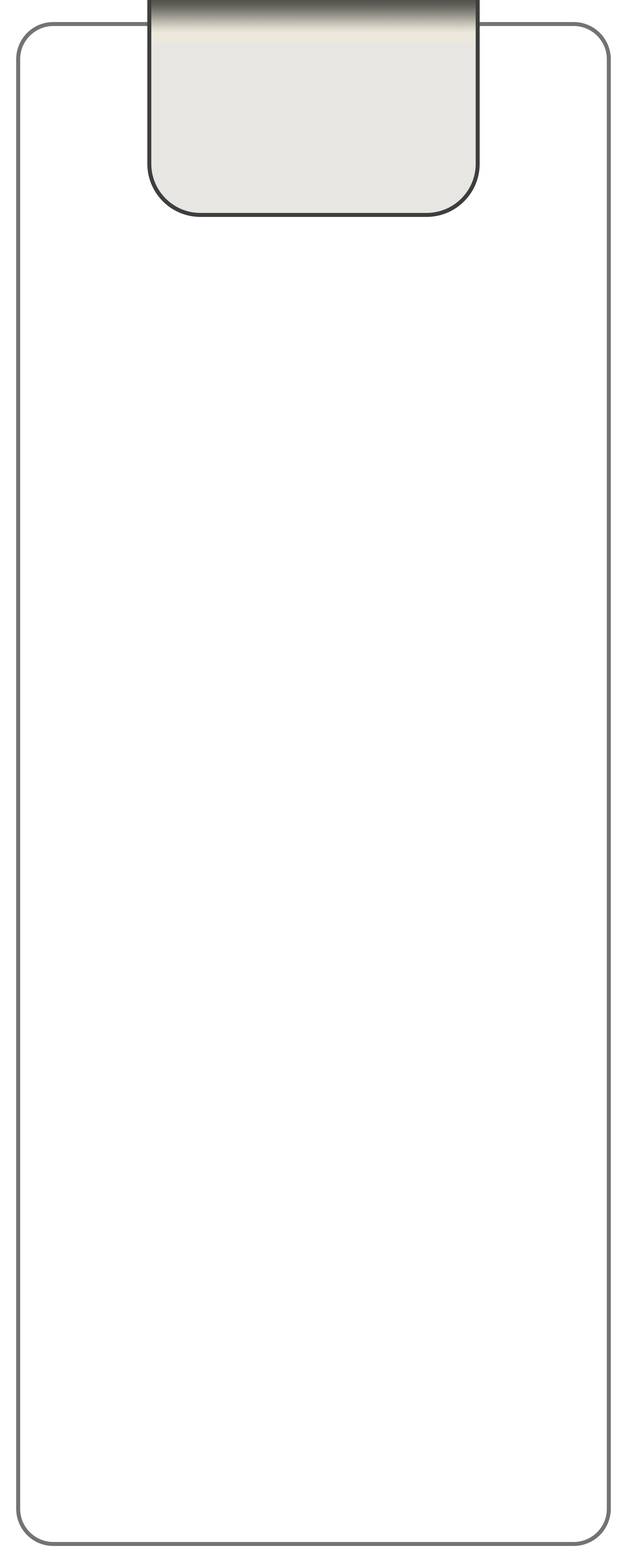
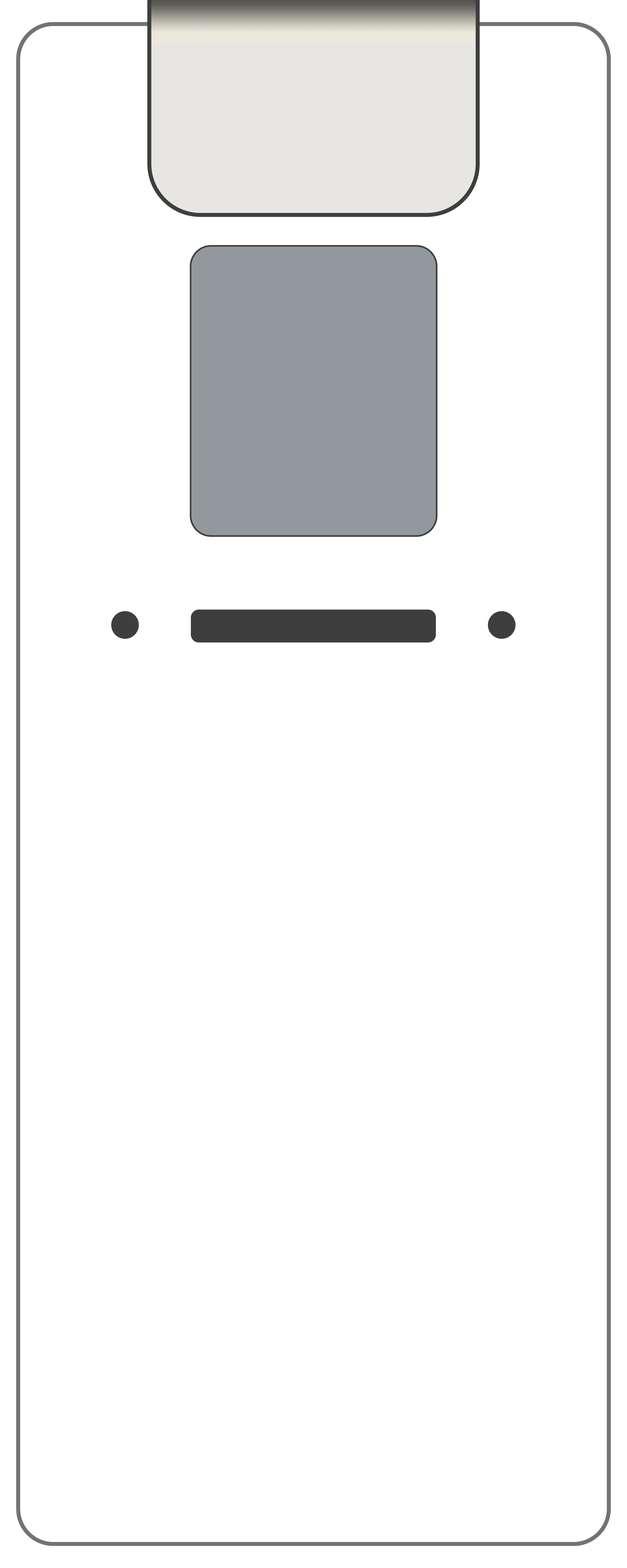
Revision of a layered (627, 1568) image; what changed, layer by layer:
added layer "Ellipse 1" (1st of 2) above "Ellipse 1" over [111, 611, 139, 639]
added layer "Ellipse 1" (2nd of 2) above "Rechteck 11" over [487, 611, 516, 639]
added layer "Rechteck 11" above "Rechteck 10" over [190, 609, 436, 643]
added layer "Rechteck 10" above "Rechteck 9" over [189, 245, 438, 537]
